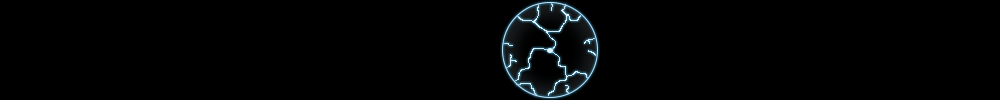
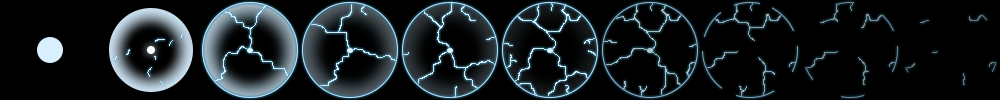
The second 1000×100 image is a revision of the first. Changes to its layers:
showed group "Frame 10" (2 layers) over [905, 14, 997, 85]
showed group "Frame 9" (2 layers) over [805, 2, 898, 98]
showed group "Frame 8" (2 layers) over [702, 2, 798, 98]
showed group "Frame 7" (3 layers) over [602, 2, 698, 98]
showed group "Frame 5" (4 layers) over [402, 2, 498, 98]
showed group "Frame 4" (4 layers) over [302, 2, 398, 98]
showed group "Frame 3" (4 layers) over [202, 2, 298, 98]
showed group "Frame 2" (3 layers) over [109, 8, 193, 92]
showed group "Frame 1" (1 layers) over [37, 37, 63, 63]
